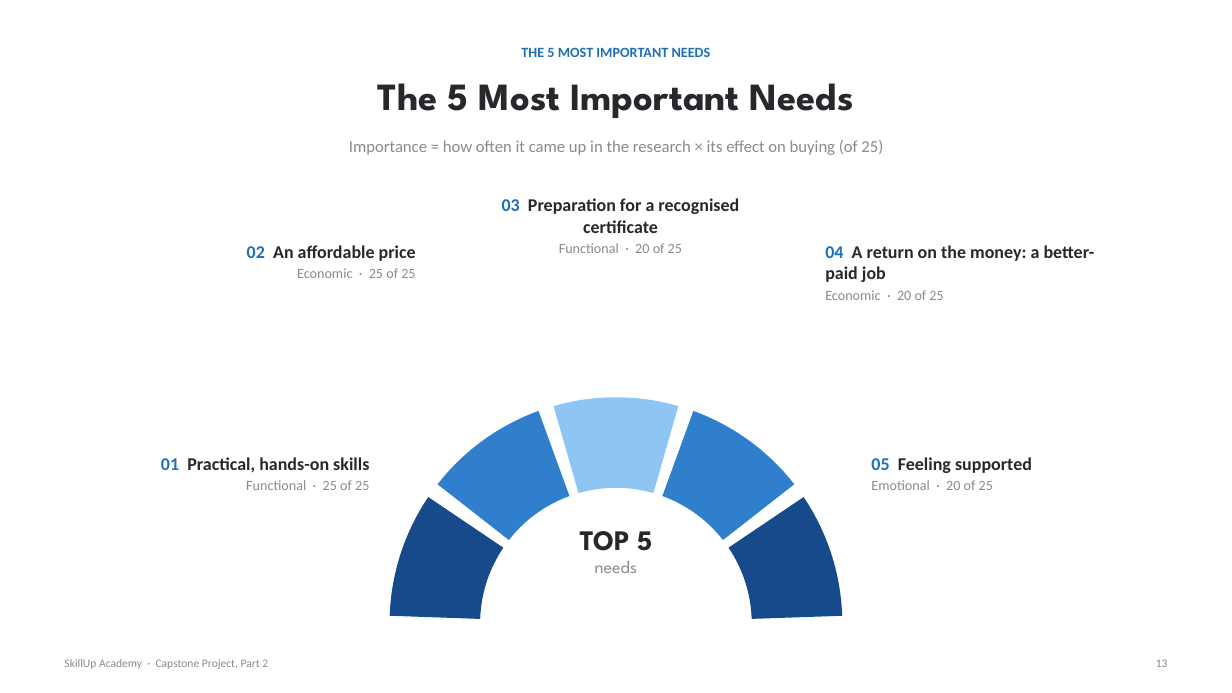
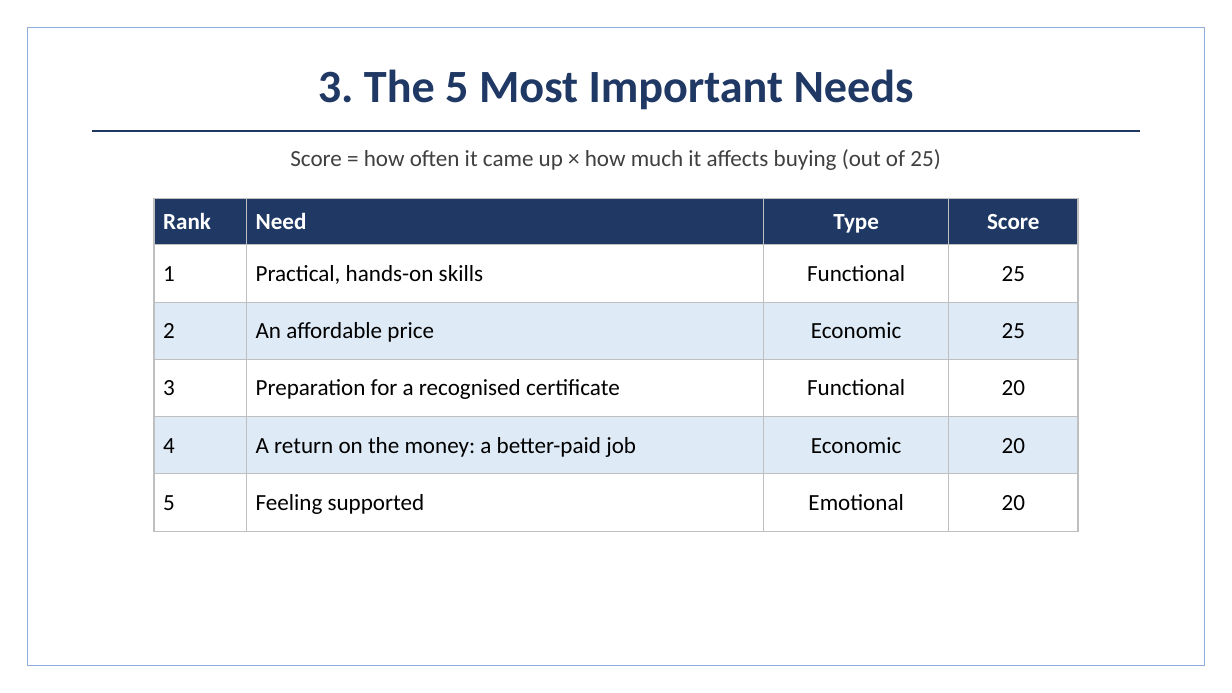
Before and after one commit to BadboyVee/BlackHoleeee, a slide deck: slide 10 of capstone/Customer_Analysis.pptx (slide 13 before the commit). Drawn at 1232x693 pixels with LibreOffice and Linux fonts; fonts in the diff are those of the drawing. Boxes give left, top, right and bottom in pixels: in the first picture for what was removed or moved away, otherwise in the second. Text is boxed around its words. In the diff, an @@ line names an element or a change of style, - is before the commit and + after.

```diff
--- a/capstone/Customer_Analysis.pptx
+++ b/capstone/Customer_Analysis.pptx
@@ rectangle added at [28, 28, 1204, 665], outline #8FAADC 1 pt @@
@@ text removed at [521, 47, 711, 57] @@
-THE 5 MOST IMPORTANT NEEDS
@@ title at [318, 69, 914, 110]: text changed; size 30 to 36 pt; font League Spartan to Calibri; text colour #28282C to #1F3864 @@
-The 5 Most Important Needs
+3. The 5 Most Important Needs
@@ line added from (92, 131) to (1140, 131), #1F3864 1.5 pt @@
@@ text at [290, 149, 940, 170]: text changed; size 13 to 18 pt; text colour #8A8A8F to #404040 @@
-Importance = how often it came up in the research × its effect on buying (of 25)
+Score = how often it came up × how much it affects buying (out of 25)
@@ table added at [154, 199, 1079, 531], 6 rows, 4 columns @@
+Rank | Need | Type | Score
+1 | Practical, hands-on skills | Functional | 25
+2 | An affordable price | Economic | 25
+3 | Preparation for a recognised certificate | Functional | 20
+4 | A return on the money: a better-paid job | Economic | 20
+5 | Feeling supported | Emotional | 20
@@ text removed at [502, 198, 739, 253] @@
-03 Preparation for a recognised certificate
-Functional · 20 of 25
@@ text removed at [247, 245, 416, 278] @@
-02 An affordable price
-Economic · 25 of 25
@@ text removed at [825, 245, 1095, 300] @@
-04 A return on the money: a better-paid job
-Economic · 20 of 25
@@ arch (boxed as its full ring) removed at [390, 397, 843, 693] @@
@@ arch (boxed as its full ring) removed at [390, 397, 843, 693] @@
@@ arch (boxed as its full ring) removed at [390, 397, 843, 693] @@
@@ arch (boxed as its full ring) removed at [390, 397, 843, 693] @@
@@ arch (boxed as its full ring) removed at [390, 397, 843, 693] @@
@@ text removed at [161, 457, 369, 490] @@
-01 Practical, hands-on skills
-Functional · 25 of 25
@@ text removed at [871, 457, 1032, 490] @@
-05 Feeling supported
-Emotional · 20 of 25
@@ text removed at [580, 531, 652, 573] @@
-TOP 5
-needs
@@ text removed at [64, 659, 268, 669] @@
-SkillUp Academy · Capstone Project, Part 2
@@ text removed at [1156, 659, 1168, 667] @@
-13
```
Also in this commit, not shown: 9 other slides changed, 8 slides added, 12 slides removed, 7 other files.
